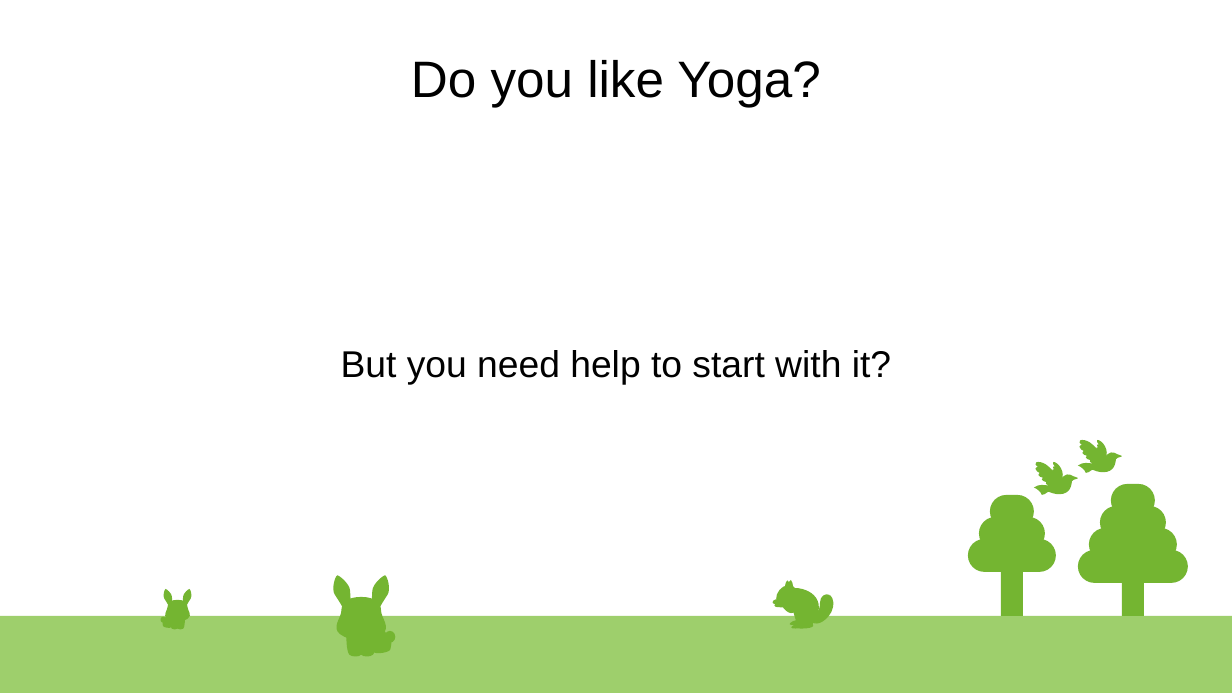
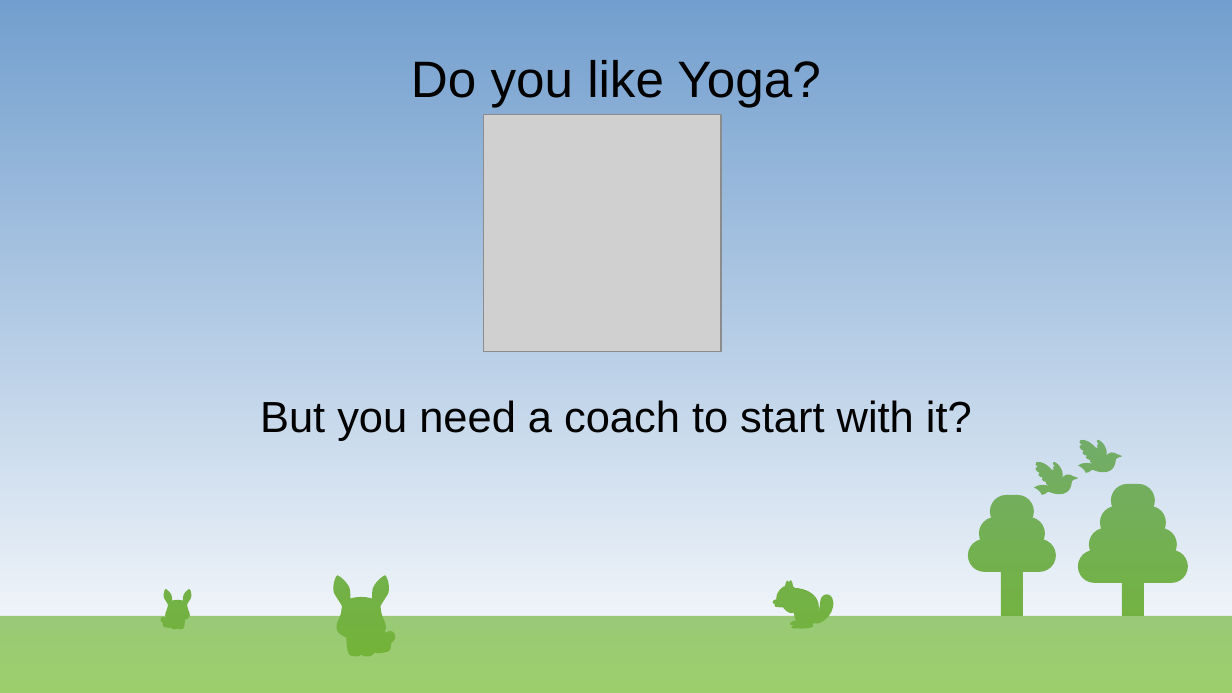
Before and after one commit to klmhsb42/yoga_coach_web, a slide deck: slide 1 of artifacts/docs/presentation.odp. Drawn at 1232x693 pixels with LibreOffice and Linux fonts; fonts in the diff are those of the drawing; grey boxes stand for pictures. Boxes give left, top, right and bottom in pixels: in the first picture for what was removed or moved away, otherwise in the second. Text is boxed around its words. In the diff, an @@ line names an element or a change of style, - is before the commit and + after.

Commit message:
update presentation

```diff
--- a/artifacts/docs/presentation.odp
+++ b/artifacts/docs/presentation.odp
@@ rectangle added at (0, 0, 1232, 693), fill gradient #729FCF @@
@@ picture added at (484, 115, 721, 352) @@
@@ subtitle at (260, 400, 972, 441): text changed; size 24 to 28 pt @@
-But you need help to start with it?
+But you need a coach to start with it?
```
Also in this commit, not shown: 1 other slide changed, 5 slides added, 4 slides removed, 2 other files.
